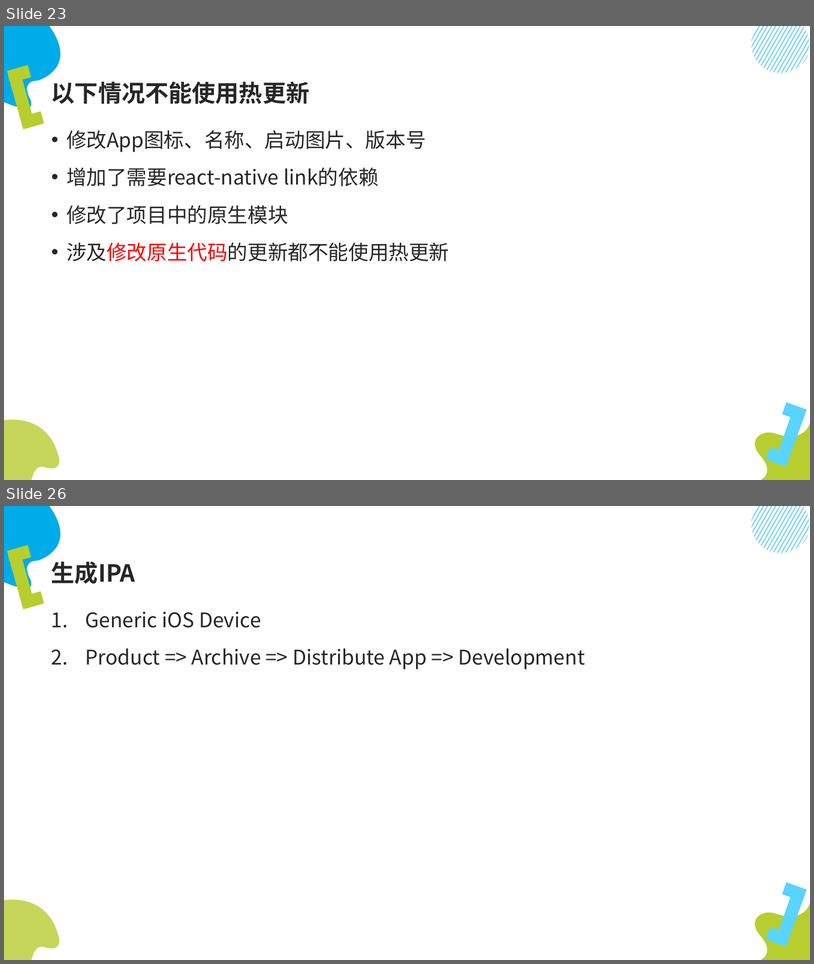
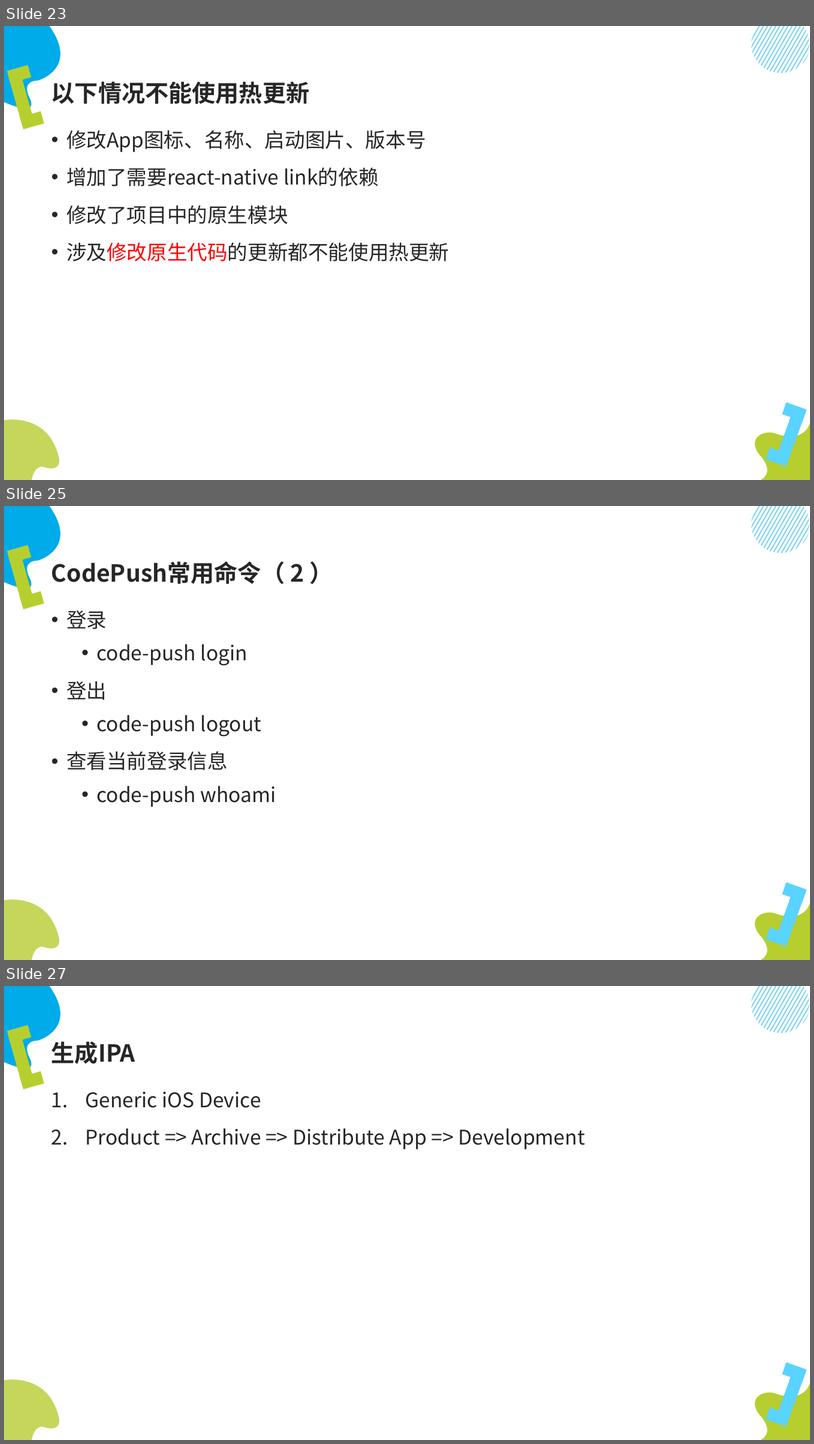
Before and after one commit to lumin824/hello-react-native, a slide deck: linkgap/ReactNative开发.pptx. Shown one above the other, each under a label of ours: slides 23 and 26 before the commit, slides 23, 25 and 27 after it; the slides between them are not shown. The pictures are 814x964 and 814x1444 pixels, drawn with LibreOffice and Linux fonts; fonts in the diff are those of the drawing. Boxes give left, top, right and bottom in pixels: in the first picture for what was removed or moved away, otherwise in the second. Text is boxed around its words. In the diff, an @@ line names an element or a change of style, - is before the commit and + after.

```diff
--- a/linkgap/ReactNative开发.pptx
+++ b/linkgap/ReactNative开发.pptx
@@ slide 25 added at [4, 506, 810, 960], background #FFFFFF; not listed: 26 template elements that a slide beside it also shows @@
@@ title added at [51, 561, 304, 584], 28 pt, text #262626, bold @@
+CodePush常用命令（ 2 ）
@@ text added at [66, 610, 276, 807], 24 pt, text #262626 @@
+• 登录
+  • code-push login
+• 登出
+  • code-push logout
+• 查看当前登录信息
+  • code-push whoami
@@ what was slide 26 is now slide 27 @@
```
Also in this commit, not shown: 3 slides changed, 1 other file.
